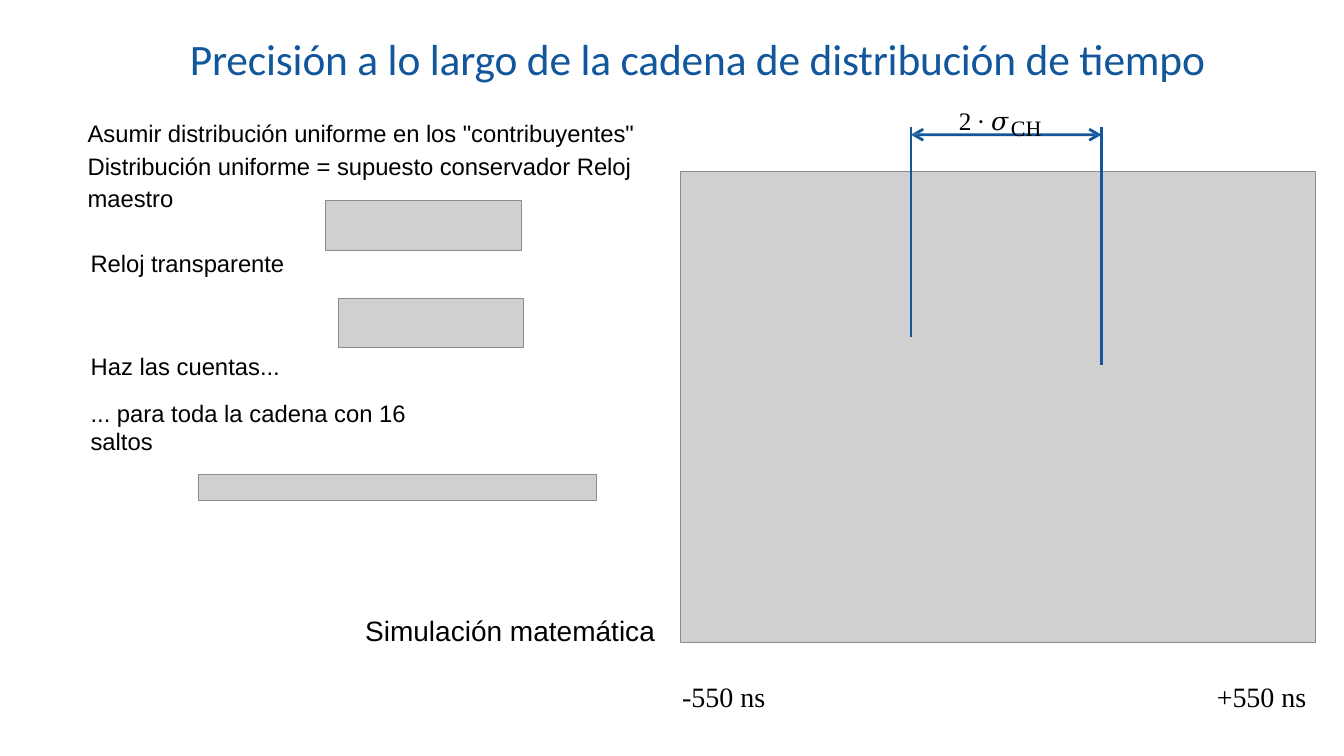
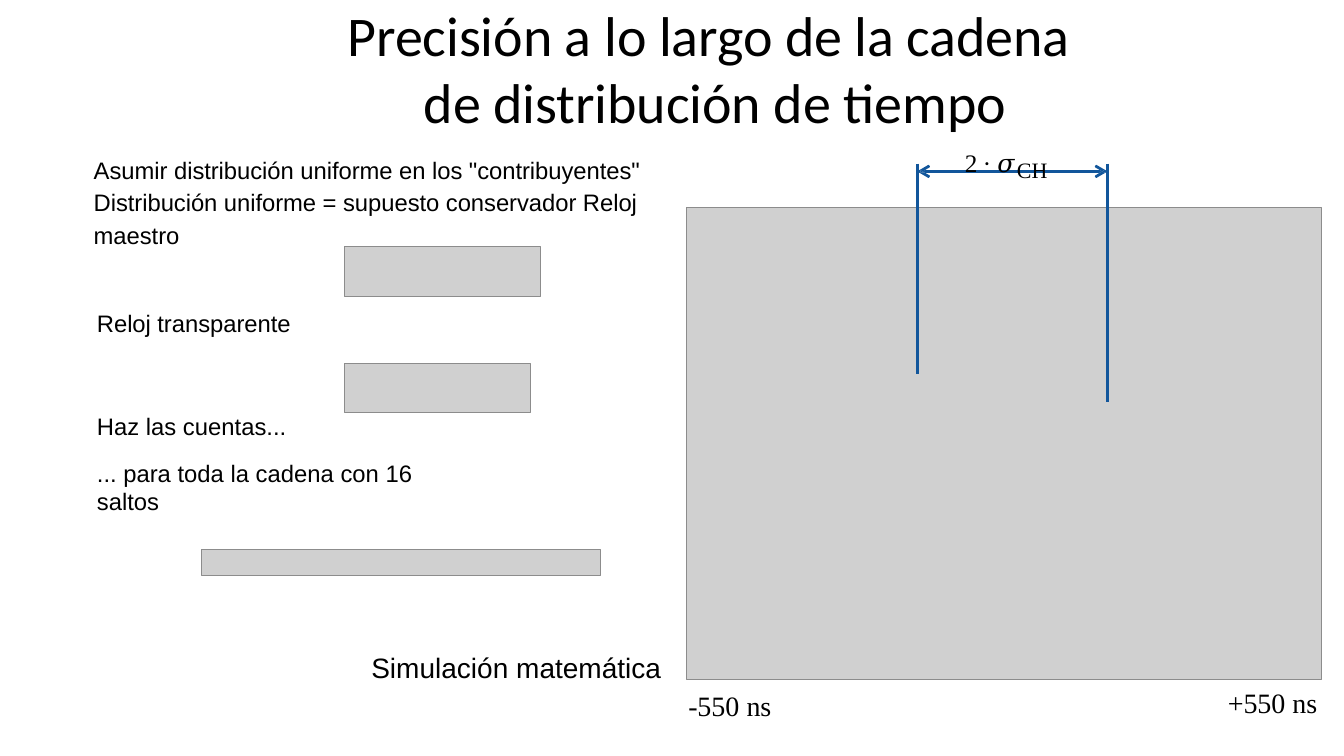
Before and after one commit to SiwaNetwork/QUANTUM, a slide deck: slide 8 of Time-Card/ДОКУМЕНТЫ/МАТЕРИАЛ СТАТЬИ/Применение в энергетике испанский.pptx. Drawn at 1344x756 pixels with LibreOffice and Linux fonts; fonts in the diff are those of the drawing; grey boxes stand for pictures. Boxes give left, top, right and bottom in pixels: in the first picture for what was removed or moved away, otherwise in the second. Text is boxed around its words. In the diff, an @@ line names an element or a change of style, - is before the commit and + after.

```diff
--- a/Time-Card/ДОКУМЕНТЫ/МАТЕРИАЛ СТАТЬИ/Применение в энергетике испанский.pptx
+++ b/Time-Card/ДОКУМЕНТЫ/МАТЕРИАЛ СТАТЬИ/Применение в энергетике испанский.pptx
@@ title "Precisión a lo largo de ...": place and size @@
-title "Precisión a lo largo de ..." at box(190, 45, 1205, 83)
+title "Precisión a lo largo de ..." at box(348, 17, 1070, 132)
@@ title "Precisión a lo largo de ..." at box(348, 17, 1070, 132): size 31 to 40 pt, text colour #12569B to #000000; alignment left to centre @@
@@ text "2 ∙ 𝜎CH" rewrapped from box(959, 113, 972, 136) to box(965, 155, 978, 173) @@
@@ 2 texts, 2 freeform shapes, 1 picture: place and size @@
-2 texts, 2 freeform shapes, 1 picture at box(88, 124, 1316, 643)
+2 texts, 2 freeform shapes, 1 picture at box(94, 161, 1322, 680)
@@ picture: place and size @@
-picture at box(326, 201, 521, 250)
+picture at box(345, 247, 540, 296)
@@ text "Reloj transparente": place and size @@
-text "Reloj transparente" at box(91, 254, 405, 451)
+text "Reloj transparente" at box(97, 314, 412, 511)
@@ picture: place and size @@
-picture at box(339, 298, 524, 348)
+picture at box(345, 364, 530, 413)
@@ picture: place and size @@
-picture at box(199, 474, 597, 500)
+picture at box(202, 549, 600, 576)
@@ text "-550 ns": place and size @@
-text "-550 ns" at box(682, 688, 765, 708)
+text "-550 ns" at box(688, 697, 772, 717)
@@ text "+550 ns": place and size @@
-text "+550 ns" at box(1217, 688, 1306, 708)
+text "+550 ns" at box(1228, 694, 1317, 714)
```
Also in this commit, not shown: 16 other slides changed, 4 other files.
